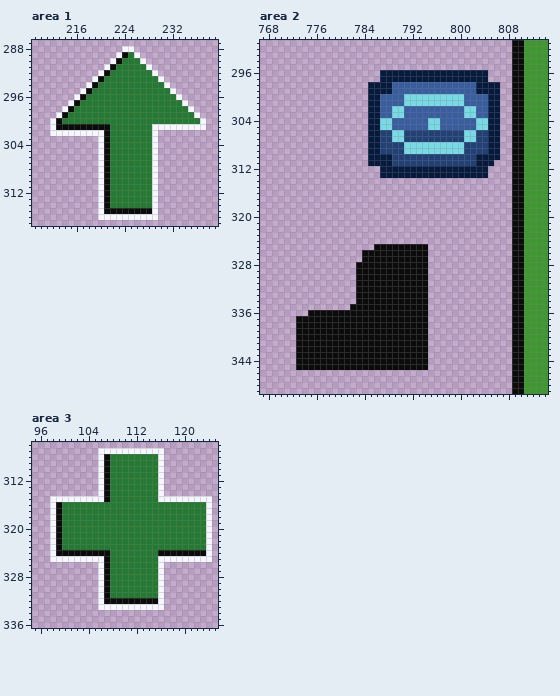
Pixel-art file, stored at Client/Content/Icons/Asepritefiles/newiconsv3.aseprite. The picture above was drawn from the file before the commit.
1661x500 pixels, 1 frame. Pixels under 10% opacity are left out. Colours within 5 levels of each other are drawn and written as one. Shown: area 1: x 209..239, y 287..317; area 2: x 767..814, y 291..349; area 3: x 95..125, y 306..336.
Now the later version:
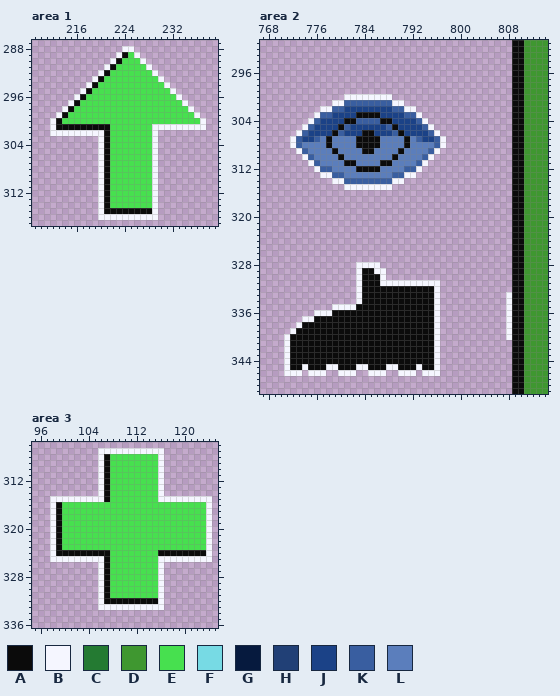
Palette (. is transparent): A #0b0b0b  B #f5f6ff  C #247a32  D #3f9730  E #47e04f  F #77dae4  G #061a3e  H #214076  J #1b4287  K #395ea0  L #5b7ebc
Difference:
layer "Flattened" added
layer "Layer 11" removed
layer "Group 1/Layer 20" removed
Changed rows in their new state; - is an unchanged pixel.
Area 1, layer "Flattened":
first column x 214:
289 -----------E-----------
290 ----------EEE----------
291 ---------EEEEE---------
292 --------EEEEEEE--------
293 -------EEEEEEEEE-------
294 ------EEEEEEEEEEE------
295 -----EEEEEEEEEEEEE-----
296 ----EEEEEEEEEEEEEEE----
297 ---EEEEEEEEEEEEEEEEE---
298 --EEEEEEEEEEEEEEEEEEE--
299 -EEEEEEEEEEEEEEEEEEEEE-
300 EEEEEEEEEEEEEEEEEEEEEEE
301 --------EEEEEEE--------
302 --------EEEEEEE--------
303 --------EEEEEEE--------
304 --------EEEEEEE--------
305 --------EEEEEEE--------
306 --------EEEEEEE--------
307 --------EEEEEEE--------
308 --------EEEEEEE--------
309 --------EEEEEEE--------
310 --------EEEEEEE--------
311 --------EEEEEEE--------
312 --------EEEEEEE--------
313 --------EEEEEEE--------
314 --------EEEEEEE--------
Area 2:
first column x 772:
296 ---------------..................--
297 ---------------..................--
298 -------------......................
299 -------------......................
300 ---------BBBBBBBB..................
301 -------BBKKKKKK--BB................
302 -----BBKKJJJJJJJJKKBB..............
303 ----BKKJJJJAAAAJJJJ--B.............
304 ---BKJJJJAAKKKKAAJJJJ-B............
305 --BKJJJJAKJJJJJJKAJJJJ-B...........
306 -BKJJJJAKJJJAAJJJKAJJJJKB..........
307 BKJJKLALLLLAAAALLLLALKJJKB.........
308 BKLLLLALLLLAAAALLLLALLLLKB.........
309 -BKLLLLALLLLAALLLLALLLLKB..........
310 --BKLLLLALLLLLLLLALLLLKB...........
311 ---BKLLLLAALLLLAALLLLKB...........-
312 ----BKKLLLLAAAALLLLKKB...........--
313 -----BBKKLLLLLLLLKKBB............--
314 -------BBKKKKKKKKBB----------------
315 ---------BBBBBBBB------------------
first column x 771:
325 ---------------.........--------------
326 -------------...........--------------
327 -------------...........--------------
328 ------------BBBB........--------------
329 ------------B--BB.......--------------
330 ------------B---B.......--------------
331 ------------B---BBBBBBBBBB------------
332 ------------B-----------AB------------
333 ------------B-----------AB-----------B
334 ------------B-----------AB-----------B
335 --------BBBB------------AB-----------B
336 ----.BBB----------------AB-----------B
337 --.BB-------------------AB-----------B
338 --B---------------------AB-----------B
339 -B----------------------AB-----------B
340 BA----------------------AB-----------B
341 BA----------------------AB------------
342 BA----------------------AB------------
343 BA----------------------AB------------
344 BA----------------------AB------------
345 BA-B---BB---BB---BB---B-AB------------
346 BBB-BBB--BBB--BBB--BBB-BBB------------
Area 3, layer "Flattened":
first column x 100:
308 --------EEEEEEEE--------
309 --------EEEEEEEE--------
310 --------EEEEEEEE--------
311 --------EEEEEEEE--------
312 --------EEEEEEEE--------
313 --------EEEEEEEE--------
314 --------EEEEEEEE--------
315 --------EEEEEEEE--------
316 EEEEEEEEEEEEEEEEEEEEEEEE
317 EEEEEEEEEEEEEEEEEEEEEEEE
318 EEEEEEEEEEEEEEEEEEEEEEEE
319 EEEEEEEEEEEEEEEEEEEEEEEE
320 EEEEEEEEEEEEEEEEEEEEEEEE
321 EEEEEEEEEEEEEEEEEEEEEEEE
322 EEEEEEEEEEEEEEEEEEEEEEEE
323 EEEEEEEEEEEEEEEEEEEEEEEE
324 --------EEEEEEEE--------
325 --------EEEEEEEE--------
326 --------EEEEEEEE--------
327 --------EEEEEEEE--------
328 --------EEEEEEEE--------
329 --------EEEEEEEE--------
330 --------EEEEEEEE--------
331 --------EEEEEEEE--------
